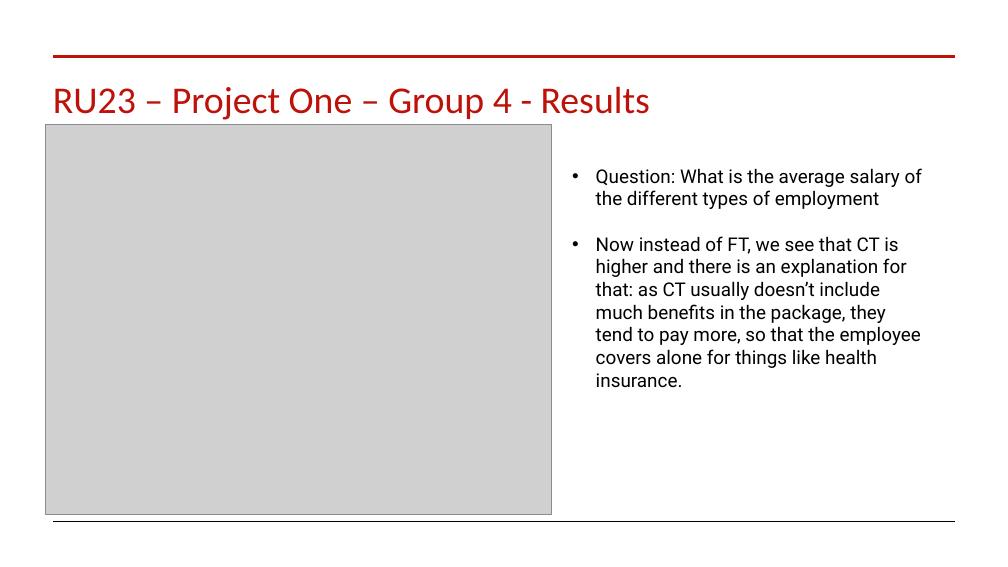
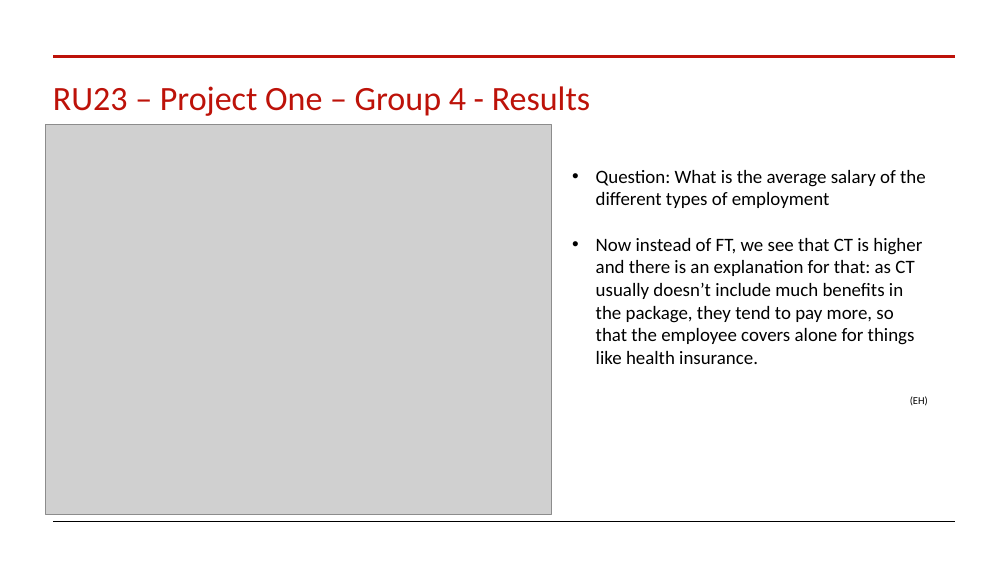
Before and after one commit to joseeneas/RB_Module_08_Project_01, a slide deck: slide 5 of rut23-project-one/ProjectOne-Group4-ProjectResults.pptx. Drawn at 1008x567 pixels with LibreOffice and Linux fonts; fonts in the diff are those of the drawing; grey boxes stand for pictures. Boxes give left, top, right and bottom in pixels: in the first picture for what was removed or moved away, otherwise in the second. Text is boxed around its words. In the diff, an @@ line names an element or a change of style, - is before the commit and + after.

```diff
--- a/rut23-project-one/ProjectOne-Group4-ProjectResults.pptx
+++ b/rut23-project-one/ProjectOne-Group4-ProjectResults.pptx
@@ title "RU23 – Project One – ..." at bbox=[53, 86, 590, 116]: size 36 to 32.4 pt @@
@@ text at bbox=[596, 170, 926, 364]: font Roboto to Calibri @@
@@ text at bbox=[910, 396, 928, 406]: paragraph added @@
+(EH)
```
Also in this commit, not shown: 6 other slides changed, 2 slides added.
